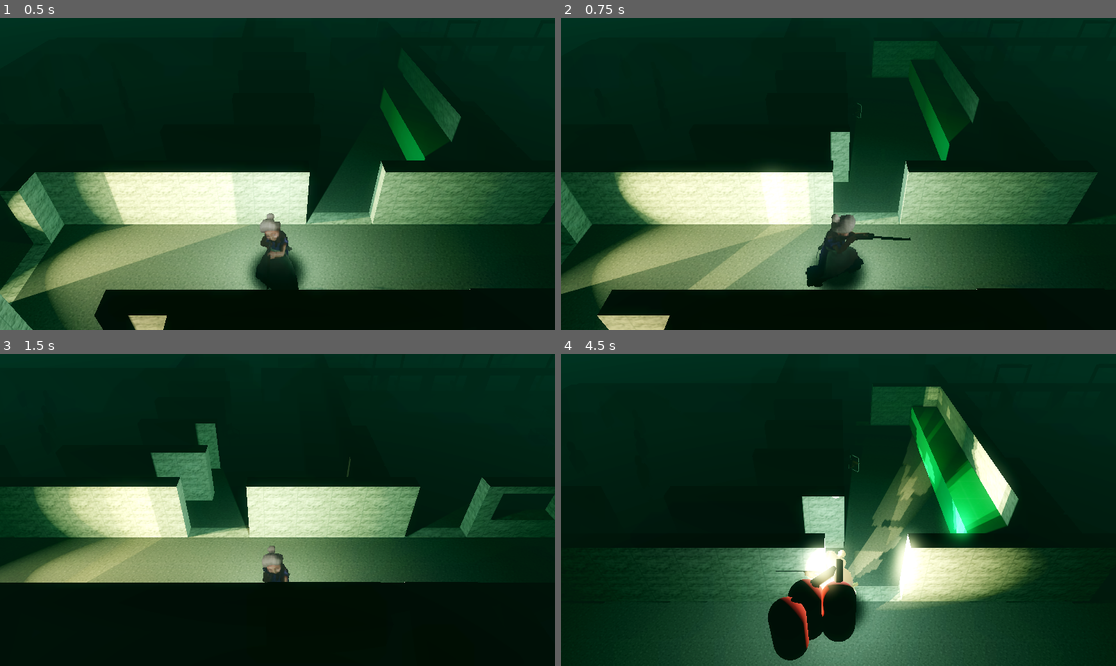
Above: before the commit, frames 1-4 (two rows, left to right).
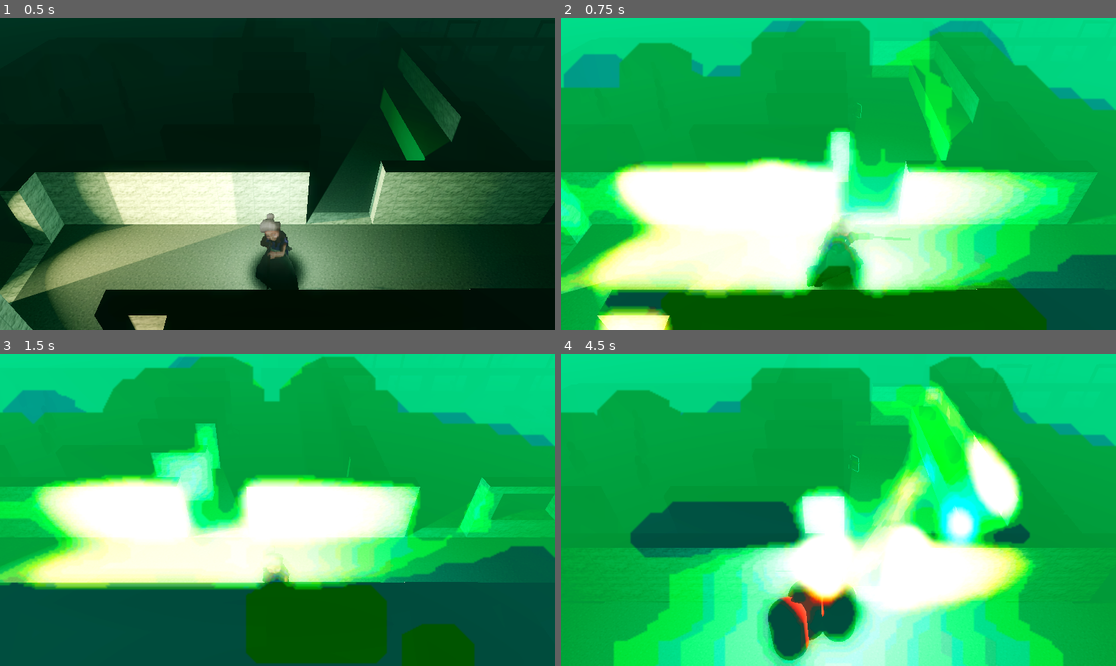
Above: after the commit, the same moments.

Repository: KitiDeveloper/GodotWildJam-86
Game: Godot game, scene res://Scenes/Levels/TestWorld.tscn
Same seed, same stepped clock (60 frames per second), same inputs: the game is played once before the commit and once after it. The project has no main scene, so this scene is started directly.
Inputs:
- Up to frame 1 (0.5 s): no input
- Up to frame 2 (0.75 s): hold D (Movement Right) from 0.53 s (still down); tap Space (Fire) at 0.6 s
- Up to frame 3 (1.5 s): release D (Movement Right) at 1.28 s; hold S (Movement Down) from 1.28 s (still down); tap Space (Fire) at 1.35 s
- Up to frame 4 (4.5 s): release S (Movement Down) at 2.03 s; hold D (Movement Right) 2.03-2.78 s; tap Z (Rotate Camera Left) at 2.1 s; tap Space (Fire) at 2.3, 3.05, 3.6, 4.35 s; hold W (Movement Up) 2.78-3.53 s; tap C (Rotate Camera Right) at 2.85 s; hold A (Movement Left) from 3.53 s (still down)

Frame 1 is identical in both runs. In frame 2, 99% of the frame differs, in the area x 0-100%, y 0-100%; in frame 3, 100%; in frame 4, 99%.

Commit message:
Added Post processing FX to gunshot from player

Diff:
--- a/Project/Scenes/Levels/TestWorld.tscn
+++ b/Project/Scenes/Levels/TestWorld.tscn
@@ -65,8 +65,9 @@
 [node name="WorldEnvironment" type="WorldEnvironment" parent="."]
 environment = SubResource("Environment_rn6dn")
 
-[node name="Player" parent="." instance=ExtResource("4_nw68e")]
+[node name="Player" parent="." node_paths=PackedStringArray("world_env_path") instance=ExtResource("4_nw68e")]
 transform = Transform3D(1, 0, 0, 0, 1, 0, 0, 0, 1, -18.352016, 1.5208979, -2.030991)
+world_env_path = NodePath("../WorldEnvironment")
 
 [node name="RotateCoolDown" type="Timer" parent="."]
 wait_time = 0.3
--- a/Project/Scenes/Player.tscn
+++ b/Project/Scenes/Player.tscn
@@ -801,7 +801,7 @@
 [node name="MuzzleFlashN" type="OmniLight3D" parent="MuzzleFX"]
 transform = Transform3D(1, 0, 0, 0, 1, 0, 0, 0, 1, 0.175, 0.199, -1.526)
 visible = false
-light_color = Color(1, 0.5529412, 0.09019608, 1)
+light_color = Color(1, 0.6739451, 0.4211194, 1)
 light_energy = 5.0
 shadow_enabled = true
 omni_range = 10.0
@@ -809,7 +809,7 @@
 [node name="MuzzleFlashNE" type="OmniLight3D" parent="MuzzleFX"]
 transform = Transform3D(1, 0, 0, 0, 1, 0, 0, 0, 1, 1.28, 0.199, -1.066)
 visible = false
-light_color = Color(1, 0.5529412, 0.09019608, 1)
+light_color = Color(1, 0.6739451, 0.4211194, 1)
 light_energy = 5.0
 shadow_enabled = true
 omni_range = 10.0
@@ -817,7 +817,7 @@
 [node name="MuzzleFlashE" type="OmniLight3D" parent="MuzzleFX"]
 transform = Transform3D(1, 0, 0, 0, 1, 0, 0, 0, 1, 1.885, 0.199, -0.201)
 visible = false
-light_color = Color(1, 0.5529412, 0.09019608, 1)
+light_color = Color(1, 0.6739451, 0.4211194, 1)
 light_energy = 5.0
 shadow_enabled = true
 omni_range = 10.0
@@ -825,7 +825,7 @@
 [node name="MuzzleFlashSE" type="OmniLight3D" parent="MuzzleFX"]
 transform = Transform3D(1, 0, 0, 0, 1, 0, 0, 0, 1, 1.25, 0.199, 0.824)
 visible = false
-light_color = Color(1, 0.5529412, 0.09019608, 1)
+light_color = Color(1, 0.6739451, 0.4211194, 1)
 light_energy = 5.0
 shadow_enabled = true
 omni_range = 10.0
@@ -833,7 +833,7 @@
 [node name="MuzzleFlashS" type="OmniLight3D" parent="MuzzleFX"]
 transform = Transform3D(1, 0, 0, 0, 1, 0, 0, 0, 1, -0.205, 0.199, 1.199)
 visible = false
-light_color = Color(1, 0.5529412, 0.09019608, 1)
+light_color = Color(1, 0.6739451, 0.4211194, 1)
 light_energy = 5.0
 shadow_enabled = true
 omni_range = 10.0
@@ -841,7 +841,7 @@
 [node name="MuzzleFlashSW" type="OmniLight3D" parent="MuzzleFX"]
 transform = Transform3D(1, 0, 0, 0, 1, 0, 0, 0, 1, -1.575, 0.199, 0.574)
 visible = false
-light_color = Color(1, 0.5529412, 0.09019608, 1)
+light_color = Color(1, 0.6739451, 0.4211194, 1)
 light_energy = 5.0
 shadow_enabled = true
 omni_range = 10.0
@@ -849,7 +849,7 @@
 [node name="MuzzleFlashW" type="OmniLight3D" parent="MuzzleFX"]
 transform = Transform3D(1, 0, 0, 0, 1, 0, 0, 0, 1, -1.775, 0.199, -0.416)
 visible = false
-light_color = Color(1, 0.5529412, 0.09019608, 1)
+light_color = Color(1, 0.6739451, 0.4211194, 1)
 light_energy = 5.0
 shadow_enabled = true
 omni_range = 10.0
@@ -857,7 +857,7 @@
 [node name="MuzzleFlashNW" type="OmniLight3D" parent="MuzzleFX"]
 transform = Transform3D(1, 0, 0, 0, 1, 0, 0, 0, 1, -1.04, 0.199, -1.126)
 visible = false
-light_color = Color(1, 0.5529412, 0.09019608, 1)
+light_color = Color(1, 0.6739451, 0.4211194, 1)
 light_energy = 5.0
 shadow_enabled = true
 omni_range = 10.0
--- a/Project/Scripts/player.gd
+++ b/Project/Scripts/player.gd
@@ -4,6 +4,8 @@
 var current_dir = "South"
 var is_running = false
 
+#--------------------------------------------
+#camera stuff
 @onready var cam: Camera3D = $Camera3D
 
 var cam_base_rot: Vector3
@@ -15,7 +17,8 @@
 var shake_dur := 0.0
 var shake_amp_pos := 0.0      # in meters
 var shake_amp_rot := 0.0      # in radians
-
+#--------------------------------------------
+#muzzle juice
 @onready var muzzle_flashes = [
 	$MuzzleFX/MuzzleFlashN,
 	$MuzzleFX/MuzzleFlashNE,
@@ -37,10 +40,32 @@
 	$MuzzleFX/MuzzleAnimW,
 	$MuzzleFX/MuzzleAnimNW
 ]
+#--------------------------------------------
+
+@export var world_env_path: WorldEnvironment
+@onready var env: Environment = world_env_path.environment
+
+var base_sat := 1.0
+var base_brightness := 0.0
+var base_glow := 0.0
 
 func _ready():
+	#--------------------------------------------
+	#for camera
 	cam_base_rot = cam.rotation
 	cam_base_pos = cam.position
+	#--------------------------------------------
+	world_env_path.environment = world_env_path.environment.duplicate()
+	env = world_env_path.environment
+
+	# Enable the features
+	env.adjustment_enabled = true
+	env.glow_enabled = true
+
+	# Cache baselines
+	base_sat = env.adjustment_saturation
+	base_brightness = env.adjustment_brightness
+	base_glow = env.glow_intensity
 
 func _physics_process(delta):
 
@@ -155,6 +180,7 @@
 func muzzle_fx():
 	if Input.is_action_just_pressed("Fire"):
 		camera_kick(randf_range(-1, 1), 1, randf_range(-1, 1), 0.08)
+		env_kick()
 		match current_dir:
 			"North":
 				muzzle_flashes[0].visible = true
@@ -268,3 +294,10 @@
 	var tw = create_tween()
 	tw.tween_property(cam, "rotation", target, duration * 0.35).set_trans(Tween.TRANS_SINE).set_ease(Tween.EASE_OUT)
 	tw.tween_property(cam, "rotation", cam_base_rot, duration * 0.65).set_trans(Tween.TRANS_SINE).set_ease(Tween.EASE_IN)
+
+func env_kick(sat_add := 1.0, glow_add := 50.0, duration := 0.20):
+	var tw = create_tween()
+	tw.tween_property(env, "adjustment_saturation", base_sat + sat_add, duration * 0.35).set_trans(Tween.TRANS_SINE).set_ease(Tween.EASE_OUT)
+	tw.parallel().tween_property(env, "glow_intensity", base_glow + glow_add, duration * 0.35).set_trans(Tween.TRANS_SINE).set_ease(Tween.EASE_OUT)
+	tw.tween_property(env, "adjustment_saturation", base_sat, duration * 0.65).set_trans(Tween.TRANS_SINE).set_ease(Tween.EASE_IN)
+	tw.parallel().tween_property(env, "glow_intensity", base_glow, duration * 0.65).set_trans(Tween.TRANS_SINE).set_ease(Tween.EASE_IN)
